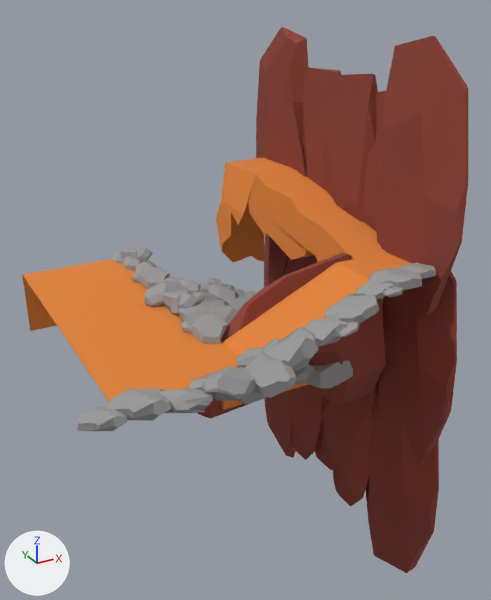
Two versions of the FBX model Assets/FBX/StoryMomotaro/Mountain/Mountain.fbx, one commit apart.
Rendered twice from a 50 mm camera at (-34.4, -70.1, 33.7) aimed at (3.6, -0.9, -0.8). Every picture has the same lights, and +X, +Y and +Z are marked at lower left. Where no turn or scale is listed for an object, it has been applied to the vertices.

Before the edit, the objects in view are built like this:
```python
me_plane_015 = bpy.data.meshes.new('Plane.015')
me_plane_015.from_pydata(...)  # 47 vertices, 17 faces; spans x -18.4..19.3, y -16.4..22.5, z -8.6..12.0
me_plane_015.materials.append(mat_cliff)  # picture img_cliff_png
# before: 11 (19.3, 22.5, 6.5), 16 (19.3, 22.5, 12.0), 20 (19.3, 13.8, 12.0), 21 (12.8, 13.8, 12.0) at pixel (256, 173), 23 (10.8, 13.8, 6.5) at pixel (243, 214)
me_plane_017 = bpy.data.meshes.new('Plane.017')
me_plane_017.from_pydata(...)  # 38 vertices, 18 faces; spans x 11.5..20.6, y -8.4..13.8, z 2.0..12.0
me_plane_017.materials.append(mat_cliff)  # picture img_cliff_png
me_sphere_127 = bpy.data.meshes.new('Sphere.127')
me_sphere_127.from_pydata(...)  # 793 vertices, 438 faces; spans x -12.7..15.9, y -28.6..16.9, z -30.1..40.5
me_sphere_127.materials.append(mat_rock)  # picture img_rock_png
ob_red_rock_se04 = bpy.data.objects.new('Red_Rock_SE04', me_sphere_127)
ob_red_rock_se04.location = (5.5, 6.3, -10.0)
ob_rock_road_se04 = bpy.data.objects.new('Rock_Road_SE04', me_plane_017)
ob_rock_road_se04.location = (-1.1, -3.2, 0.0)
ob_rock_road_se04_001 = bpy.data.objects.new('Rock_Road_SE04.001', me_plane_015)
ob_rock_road_se04_001.location = (-1.1, -3.2, 0.0)
# also in view: 'rock_SE04' at (-3.0, -0.8, -1.0)
```
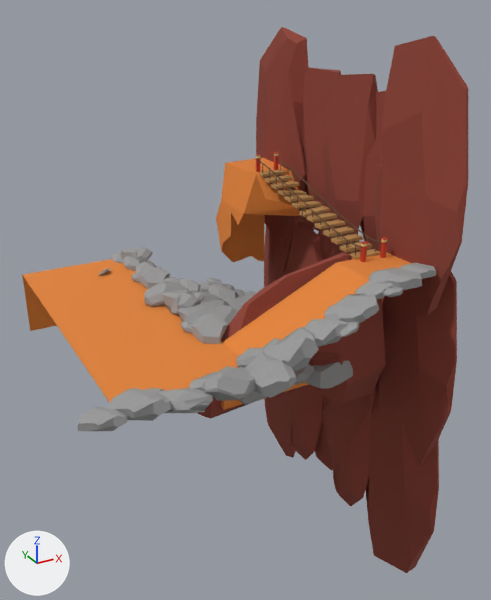
Where the newer file only moved an object's origin or applied its transform, the numbers keep the older frame.

What changed in the scene script:
```text
Add img_bridge_png:
    img_bridge_png = load_image('bridge.png', '_unpacked/bridge.png', 1024, 1024, 'sRGB')
Add mat_rock_002:
    mat_rock_002 = principled_material('rock.002')
    mat_rock_002.texture = img_rock_png  # with its transparency
    mat_rock_002.roughness = 1.0
Add mat_light:
    mat_light = principled_material('Light')
    mat_light.base_color = (0.801, 0.697, 0.296)  # beige #e7d994
    mat_light.roughness = 1.0
Add mat_bridge:
    mat_bridge = principled_material('bridge')
    mat_bridge.texture = img_bridge_png  # with its transparency
Change me_plane_015:
    used by ob_rock_road_se04_001; location = (-1.1, -3.2, 0.0)
    verts and faces of me_plane_015; kept vertices keep their numbers, new ones are numbered from 47
    remove me_plane_015.from_pydata(...)  # 47 vertices, 17 faces; spans x -18.4..19.3, y -16.4..22.5, z -8.6..12.0
    add me_plane_015.from_pydata(...)  # 52 vertices, 20 faces; spans x -18.4..19.3, y -16.4..22.5, z -8.6..12.0
    me_plane_015 part 1
    add verts[20] = (18.3, 13.5, 11.8)  # moved, pixel (291, 171)
    add verts[47] = (18.8, 9.8, 6.5)
    add verts[48] = (17.0, 9.3, 6.5)  # pixel (298, 216)
    add verts[49] = (12.6, 11.1, 9.1)  # pixel (265, 198)
    add verts[50] = (15.9, 9.0, 8.2)  # pixel (293, 205)
    add verts[51] = (17.0, 10.0, 7.6)  # pixel (296, 207)
    add faces += [(11, 16, 20, 47), (20, 21, 49, 50, 51, 48, 47), (21, 23, 48, 51, 50, 49)]
Add me_sphere_067:
    me_sphere_067.from_pydata(...)  # 87 vertices, 58 faces; spans x -1.09..0.77, y -0.94..0.67, z -0.48..0.49
    me_sphere_067.materials.append(mat_rock_002)  # picture img_rock_png
Add me_cube_030:
    me_cube_030.from_pydata(...)  # 32 vertices, 16 faces; spans x -1.7..1.7, y -1.7..22.9, z 1.8..7.6
    me_cube_030.materials.append(mat_light)  # beige #e7d994
Add me_cube_020:
    me_cube_020.from_pydata(...)  # 904 vertices, 634 faces; spans x -2.1..1.9, y -1.8..23.0, z -0.5..7.7
    me_cube_020.materials.append(mat_bridge)  # picture img_bridge_png
Remove ob_rock_road_se04:
    ob_rock_road_se04 = bpy.data.objects.new('Rock_Road_SE04', me_plane_017)
    ob_rock_road_se04.location = (-1.1, -3.2, 0.0)
Add ob_rock_se04_street_signs:
    ob_rock_se04_street_signs = bpy.data.objects.new('Rock_SE04_street signs', me_sphere_067)
    ob_rock_se04_street_signs.location = (-9.5, 14.4, 0.3)
Add ob_bridge_light:
    ob_bridge_light = bpy.data.objects.new('bridge_light', me_cube_030)
    ob_bridge_light.location = (14.0, -11.0, 6.6)
Add ob_bridge:
    ob_bridge = bpy.data.objects.new('bridge', me_cube_020)
    ob_bridge.location = (14.0, -11.0, 6.6)
```

Boxes [x1, y1, x2, y2] around the edits, measured in the pictures (491 x 600 px):
'Rock_Road_SE04', deleted (orange): before [248, 169, 386, 262]
'bridge', added (brown): after [255, 152, 388, 262]
'bridge_light', added: after [256, 154, 387, 247]
'Rock_SE04_street signs', added: after [98, 268, 110, 275]
part 1 of me_plane_015, built on: before [227, 157, 293, 173]; after [227, 157, 306, 216]
